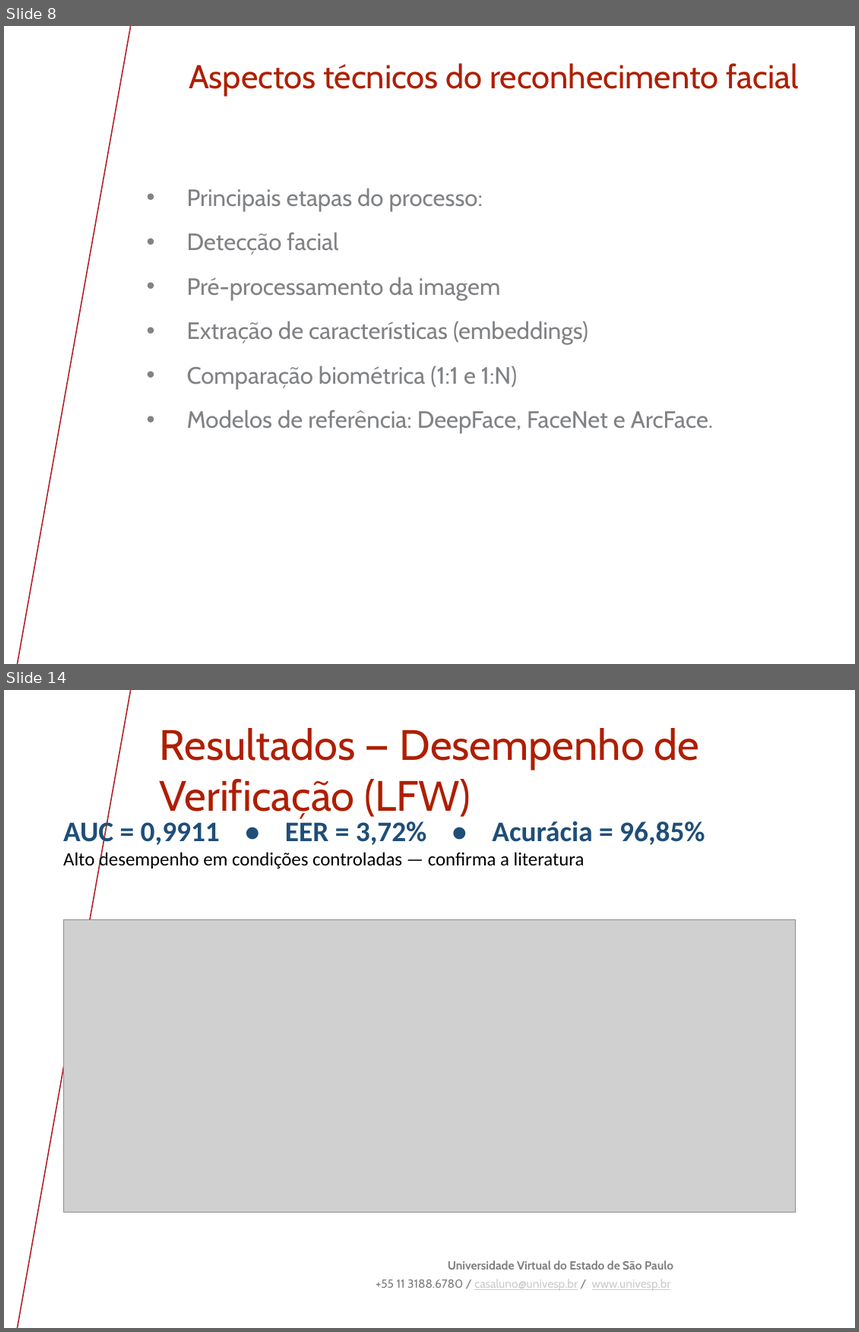
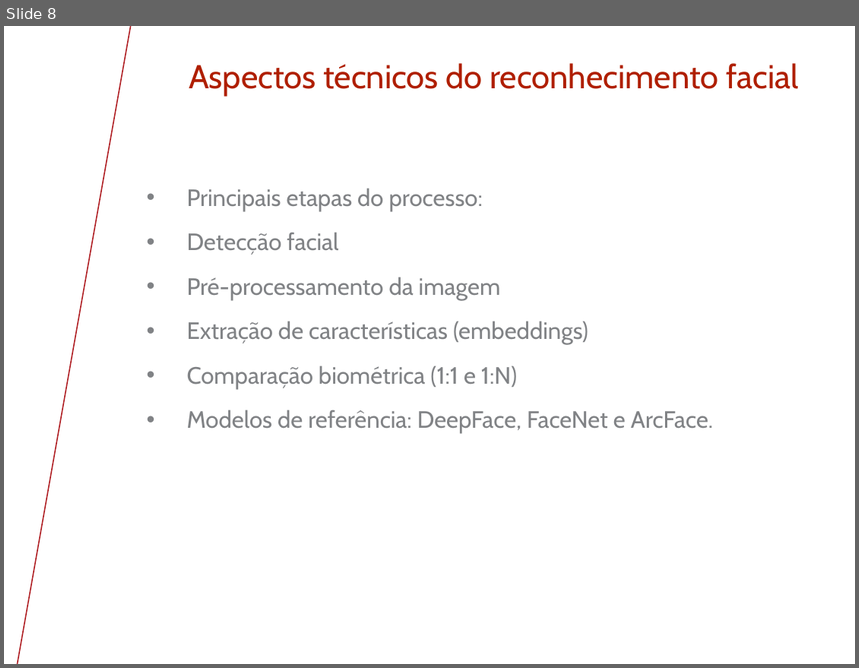
Before and after one commit to saxsoares/TCC-UNIVESP-2026, a slide deck: Apresentação TCC.pptx. Shown one above the other, each under a label of ours: slides 8 and 14 before the commit, slide 8 after it; the slides between them are not shown. The pictures are 859x1332 and 859x668 pixels, drawn with LibreOffice and Linux fonts; fonts in the diff are those of the drawing; grey boxes stand for pictures; background and template pictures are left out. Boxes give left, top, right and bottom in pixels: in the first picture for what was removed or moved away, otherwise in the second. Text is boxed around its words. In the diff, an @@ line names an element or a change of style, - is before the commit and + after.

```diff
--- a/Apresentação TCC.pptx
+++ b/Apresentação TCC.pptx
@@ slide 14 removed at [4, 690, 855, 1328], background #FFFFFF; not listed: 1 template element that a slide beside it also shows @@
@@ title removed at [160, 728, 700, 819] @@
-Resultados — Desempenho de Verificação (LFW)
@@ text removed at [63, 818, 705, 870] @@
-AUC = 0,9911 • EER = 3,72% • Acurácia = 96,85%
-Alto desempenho em condições controladas — confirma a literatura
@@ picture removed at [63, 920, 796, 1213] @@
@@ text removed at [376, 1261, 674, 1290] @@
-Universidade Virtual do Estado de São Paulo
-+55 11 3188.6780 / casaluno@univesp.br / www.univesp.br
```
Also in this commit, not shown: 18 slides changed, 4 slides added, 2 other slides removed, 2 other files.
